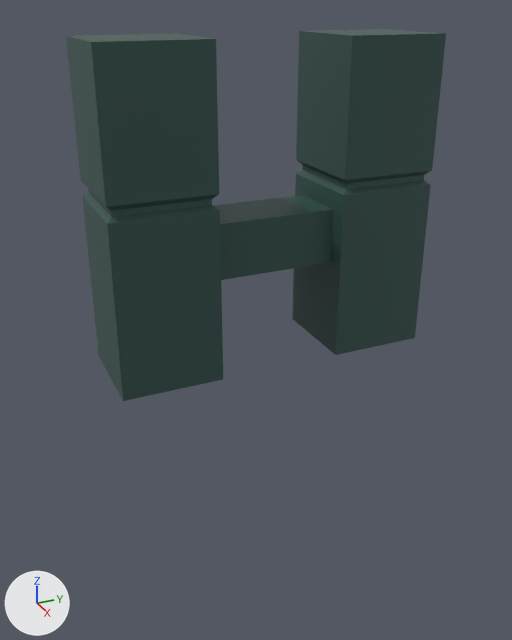
A saved change to the FBX model Assets/Art/FBX/gebouwDubbel2.fbx.
Rendered twice from a 50 mm lens placed at (29.4, -13.5, 8.9), pointed at (-0.2, -0.2, -6.0). Arrows for +X, +Y and +Z are at lower left; the lights stay in place. Where no turn or scale is listed for an object, it has been applied to the vertices.
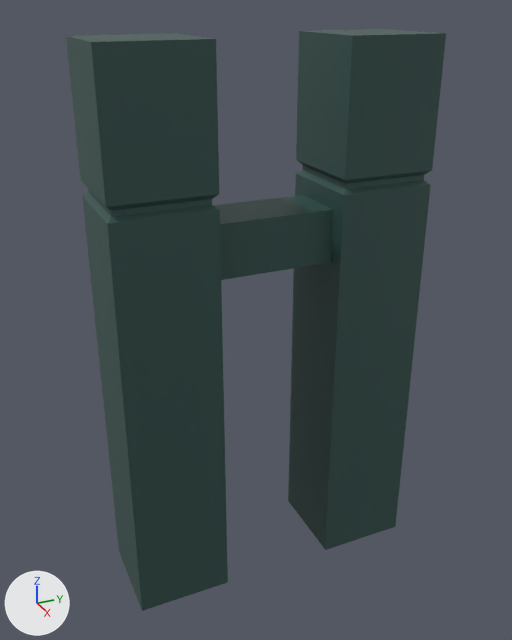
The change, as a diff of the scene's bpy script:
```diff
--- a/Assets/Art/FBX/gebouwDubbel2.fbx.py
+++ b/Assets/Art/FBX/gebouwDubbel2.fbx.py
@@ me_mesh @@
 me_mesh.from_pydata(...)  # 56 vertices, 104 faces; spans x -2.4..2.4, y -7.8..7.8, z -7.4..7.4
 # used by ob_polysurface27; location = (0.0, 0.0, 0.0)
 # before: 0 (-2.4, -3.0, -7.4), 1 (2.4, -3.0, -7.4) at pixel (223, 379), 6 (-2.4, -7.8, -7.4) at pixel (98, 355), 7 (2.4, -7.8, -7.4) at pixel (123, 401), 28 (-2.4, 3.0, -7.4) at pixel (292, 319)
 # before: 29 (2.4, 3.0, -7.4) at pixel (335, 355), 34 (-2.4, 7.8, -7.4), 35 (2.4, 7.8, -7.4) at pixel (414, 337)
+# me_mesh part 1
+for i in [0, 1, 6, 7, 28, 29, 34, 35]: me_mesh.vertices[i].co += Vector((0.0, 0.0, -12.5))
 me_mesh.materials.append(mat_lambert1)
```

Where the change shows, as pixel boxes (x1, y1, x2, y2) in the pictures (512 x 640 px; the box of a moved part takes in the faces that stretch with it):
'polySurface27', reshaped (56% taller)
    before: (66, 29, 446, 401)
    after: (66, 29, 446, 611)
part 1 of me_mesh, moved or reshaped
    before: (82, 181, 431, 401)
    after: (82, 181, 431, 611)
